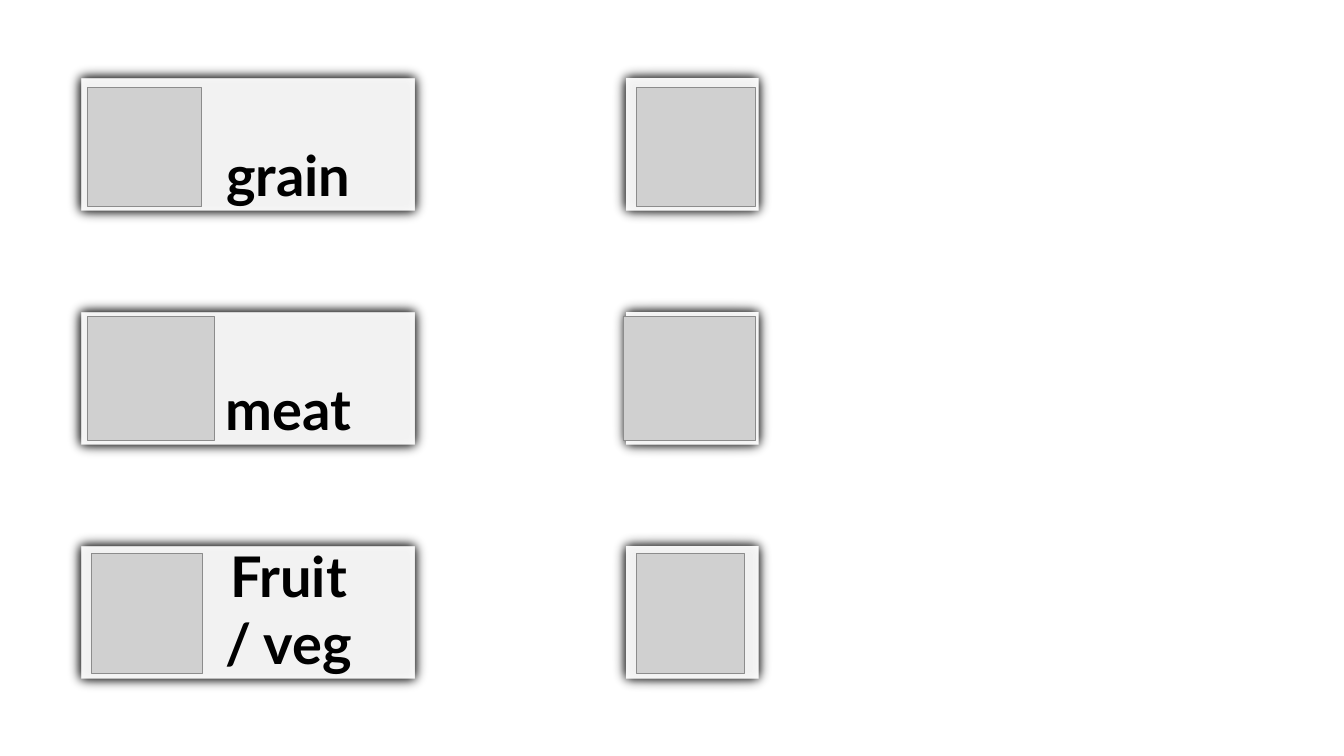
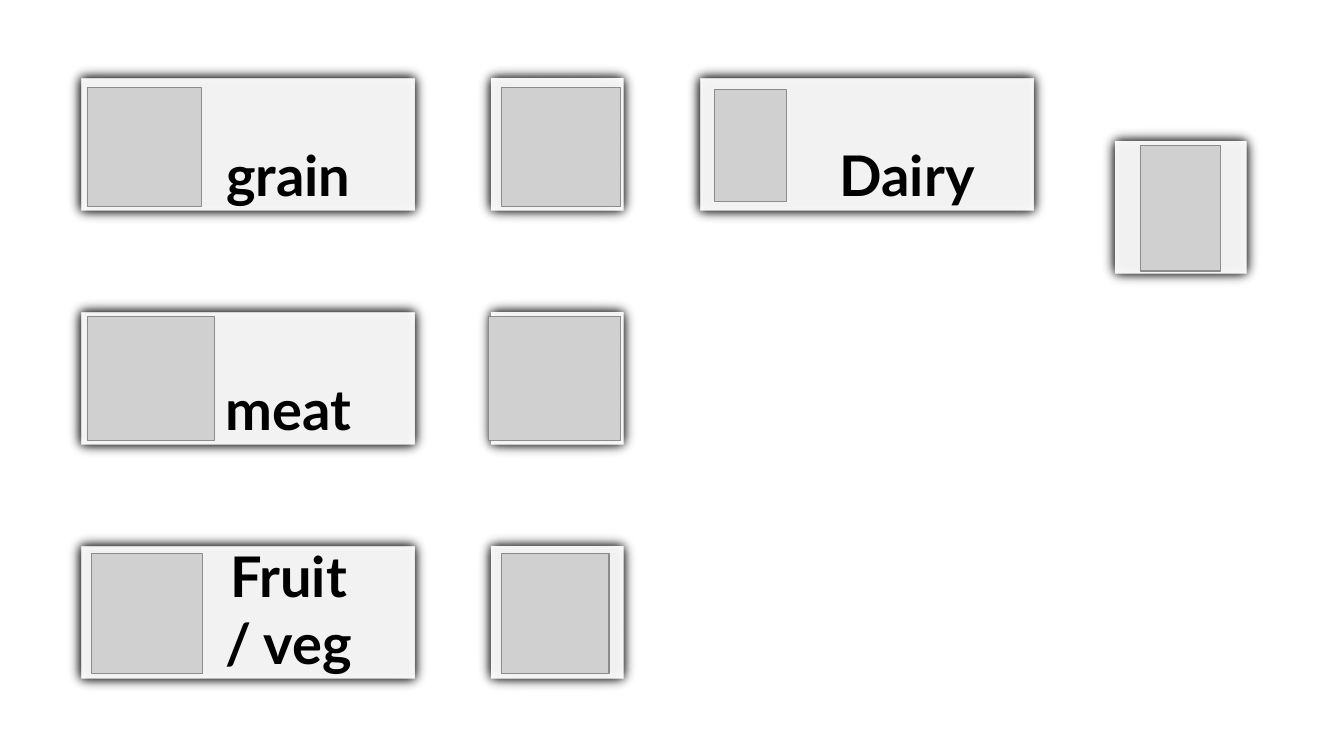
Before and after one commit to EdenBD/TheBidderChef, a slide deck: slide 12 of Assets/images/reciepts_format.pptx (slide 10 before the commit). Drawn at 1344x756 pixels with LibreOffice and Linux fonts; fonts in the diff are those of the drawing; grey boxes stand for pictures. Boxes give left, top, right and bottom in pixels: in the first picture for what was removed or moved away, otherwise in the second. Text is boxed around its words. In the diff, an @@ line names an element or a change of style, - is before the commit and + after.

```diff
--- a/Assets/images/reciepts_format.pptx
+++ b/Assets/images/reciepts_format.pptx
@@ rectangle added at box(691, 69, 1044, 220), fill #F2F2F2, outline #000000 14 pt, 40 pt, text #000000, bold @@
+Dairy
@@ picture added at box(715, 90, 786, 202) @@
@@ rectangle added at box(1105, 131, 1256, 282), fill #F2F2F2, outline #000000 14 pt @@
@@ picture added at box(1140, 145, 1221, 270) @@
@@ 3 pictures, 3 rectangles: place and size @@
-3 pictures, 3 rectangles at box(617, 69, 768, 688)
+3 pictures, 3 rectangles at box(482, 69, 633, 688)
```
Also in this commit, not shown: 3 slides added, 47 other files.
